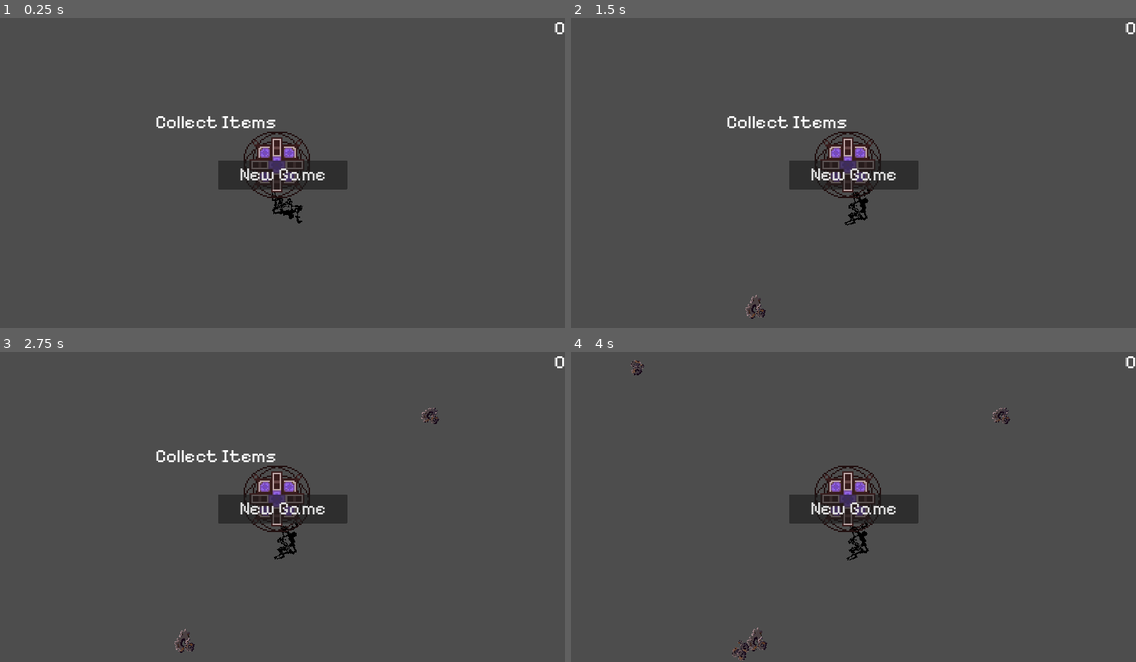
Above: before the commit, frames 1-4 (two rows, left to right).
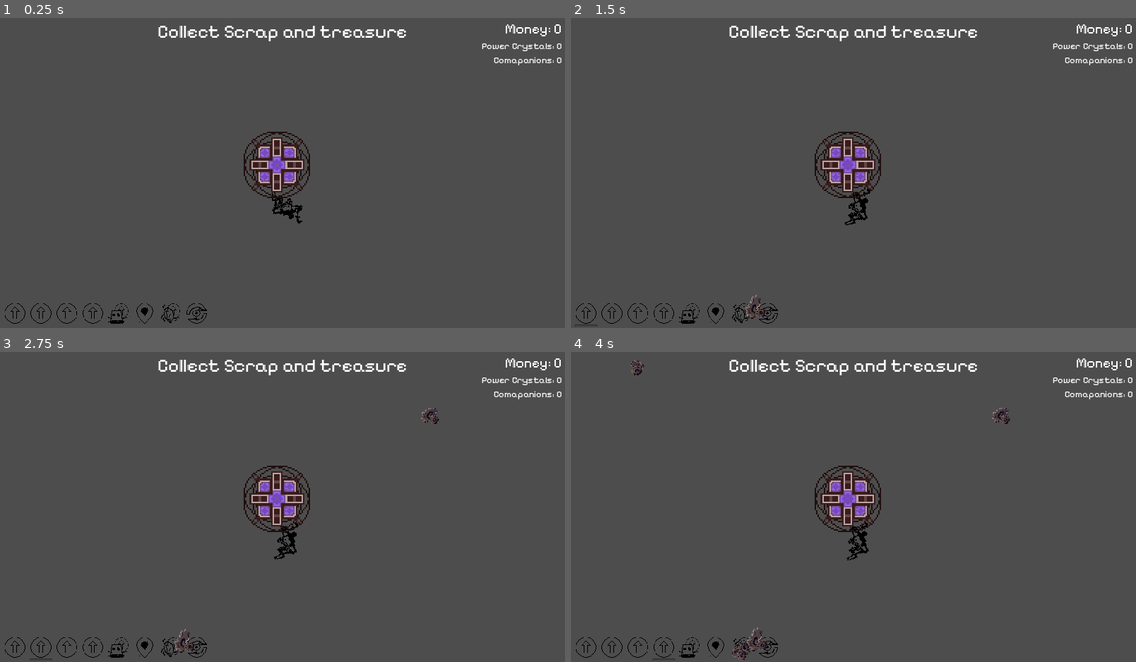
Above: after the commit, the same moments.

Repository: NathanHeaton/Robo-revolution
Game: Godot game, scene res://main.tscn
The game is run twice, just before and just after one commit, with the same random seed, the same clock (stepped at 60 frames per second) and the same inputs.
Inputs (mouse positions are in pixels of both pictures, inside the frame that each line leads up to):
- Up to frame 1 (0.25 s): no input
- Up to frame 2 (1.5 s): click (576, 33) at 0.52 s; click (587, 312) at 1.27 s
- Up to frame 3 (2.75 s): click (39, 646) at 2.02 s
- Up to frame 4 (4 s): click (638, 646) at 2.77 s; click (661, 646) at 3.52 s

The runs differ from the first frame. In frame 1, 3.5% of the frame differs, in the area x 0-100%, y 1-99%; in frame 2, 3.5%; in frame 3, 3.5%; in frame 4, 3.1%.

Commit message:
added bottom menu and reworked hud system

Diff:
--- a/robo-revolution/hud.gd
+++ b/robo-revolution/hud.gd
@@ -1,28 +1,25 @@
-extends CanvasLayer
+extends Control
 
 signal start_game
 
 # Called when the node enters the scene tree for the first time.
 func _ready() -> void:
-	pass # Replace with function body.
-
+	pass
 
 # Called every frame. 'delta' is the elapsed time since the previous frame.
 func _process(delta: float) -> void:
 	pass
 
 func show_message(text):
-	$Message.text = text
-	$Message.show()
-	$Message_Timer.start()
+	pass
+	#$Message.text = text
+	#$Message.show()
+	#$Message_Timer.start()
+
 
 func update_money(money):
-	$Money_Label.text = str(money)
-
-
-func _on_start_button_pressed():
-	$Start_Button.hide()
-	start_game.emit()
+	pass
+	#$Money_Label.text = str(money)
 
 
 
--- a/robo-revolution/hud.tscn
+++ b/robo-revolution/hud.tscn
@@ -1,50 +1,177 @@
-[gd_scene load_steps=3 format=3 uid="uid://3pke8c3v8xbd"]
+[gd_scene load_steps=9 format=3 uid="uid://3pke8c3v8xbd"]
 
 [ext_resource type="Script" path="res://hud.gd" id="1_qb4pq"]
 [ext_resource type="FontFile" uid="uid://battadr66q4dj" path="res://assets/Fonts/PixelifySans-VariableFont_wght.ttf" id="2_31lgq"]
+[ext_resource type="Texture2D" uid="uid://c7neiybn4mmfe" path="res://assets/upgrade_icons.png" id="3_80ti6"]
 
-[node name="HUD" type="CanvasLayer"]
+[sub_resource type="AtlasTexture" id="AtlasTexture_6tmh5"]
+atlas = ExtResource("3_80ti6")
+region = Rect2(0, 0, 32, 32)
+
+[sub_resource type="AtlasTexture" id="AtlasTexture_c56t4"]
+atlas = ExtResource("3_80ti6")
+region = Rect2(0, 32, 32, 32)
+
+[sub_resource type="AtlasTexture" id="AtlasTexture_nljm0"]
+atlas = ExtResource("3_80ti6")
+region = Rect2(32, 32, 32, 32)
+
+[sub_resource type="AtlasTexture" id="AtlasTexture_dnwrj"]
+atlas = ExtResource("3_80ti6")
+region = Rect2(64, 32, 32, 32)
+
+[sub_resource type="AtlasTexture" id="AtlasTexture_yegfb"]
+atlas = ExtResource("3_80ti6")
+region = Rect2(96, 32, 32, 32)
+
+[node name="HUD" type="Control"]
+layout_mode = 3
+anchors_preset = 15
+anchor_right = 1.0
+anchor_bottom = 1.0
+grow_horizontal = 2
+grow_vertical = 2
 script = ExtResource("1_qb4pq")
 
-[node name="Money_Label" type="Label" parent="."]
-anchors_preset = 1
-anchor_left = 1.0
+[node name="Message_Timer" type="Timer" parent="."]
+wait_time = 3.0
+
+[node name="MarginContainer" type="MarginContainer" parent="."]
+layout_mode = 1
+anchors_preset = 15
 anchor_right = 1.0
-offset_left = -101.0
-offset_bottom = 77.0
-grow_horizontal = 0
-theme_override_fonts/font = ExtResource("2_31lgq")
-theme_override_font_sizes/font_size = 64
-text = "0"
-horizontal_alignment = 2
+anchor_bottom = 1.0
+grow_horizontal = 2
+grow_vertical = 2
+theme_override_constants/margin_left = 12
+theme_override_constants/margin_top = 12
+theme_override_constants/margin_right = 12
+theme_override_constants/margin_bottom = 12
 
-[node name="Message" type="Label" parent="."]
-offset_left = 538.0
-offset_top = 327.0
-offset_right = 1404.0
-offset_bottom = 404.0
+[node name="top_nav" type="HBoxContainer" parent="MarginContainer"]
+custom_minimum_size = Vector2(400, 80)
+layout_mode = 2
+size_flags_horizontal = 0
+size_flags_vertical = 0
+theme_override_constants/separation = 10
+
+[node name="MenuButton" type="MenuButton" parent="MarginContainer/top_nav"]
+layout_mode = 2
+
+[node name="Message" type="Label" parent="MarginContainer"]
+layout_mode = 2
+size_flags_horizontal = 4
+size_flags_vertical = 0
 theme_override_fonts/font = ExtResource("2_31lgq")
 theme_override_font_sizes/font_size = 64
 text = "Collect Scrap and treasure"
 
-[node name="Start_Button" type="Button" parent="."]
-anchors_preset = 8
-anchor_left = 0.5
-anchor_top = 0.5
-anchor_right = 0.5
-anchor_bottom = 0.5
-offset_left = -224.5
-offset_top = -42.5
-offset_right = 224.5
-offset_bottom = 57.5
-grow_horizontal = 2
-grow_vertical = 2
+[node name="VBoxContainer" type="VBoxContainer" parent="MarginContainer"]
+layout_mode = 2
+size_flags_horizontal = 8
+size_flags_vertical = 0
+theme_override_constants/separation = 8
+alignment = 2
+
+[node name="Money_Label" type="Label" parent="MarginContainer/VBoxContainer"]
+layout_mode = 2
+size_flags_vertical = 8
 theme_override_fonts/font = ExtResource("2_31lgq")
-theme_override_font_sizes/font_size = 64
-text = "New Game"
+theme_override_font_sizes/font_size = 48
+text = "Money: 0"
+horizontal_alignment = 2
 
-[node name="Message_Timer" type="Timer" parent="."]
-wait_time = 3.0
+[node name="Power_Crystals_Label" type="Label" parent="MarginContainer/VBoxContainer"]
+layout_mode = 2
+size_flags_horizontal = 8
+theme_override_fonts/font = ExtResource("2_31lgq")
+theme_override_font_sizes/font_size = 32
+text = "Power Crystals: 0"
 
-[connection signal="pressed" from="Start_Button" to="." method="_on_start_button_pressed"]
+[node name="Companions_Label" type="Label" parent="MarginContainer/VBoxContainer"]
+layout_mode = 2
+size_flags_horizontal = 8
+theme_override_fonts/font = ExtResource("2_31lgq")
+theme_override_font_sizes/font_size = 32
+text = "Comapanions: 0"
+
+[node name="HBoxContainer" type="HBoxContainer" parent="MarginContainer"]
+custom_minimum_size = Vector2(400, 80)
+layout_mode = 2
+size_flags_horizontal = 0
+size_flags_vertical = 8
+theme_override_constants/separation = 10
+
+[node name="Location_Button" type="MenuButton" parent="MarginContainer/HBoxContainer"]
+custom_minimum_size = Vector2(80, 80)
+layout_mode = 2
+size_flags_horizontal = 0
+size_flags_vertical = 8
+icon = SubResource("AtlasTexture_6tmh5")
+icon_alignment = 1
+expand_icon = true
+
+[node name="Location_Button2" type="MenuButton" parent="MarginContainer/HBoxContainer"]
+custom_minimum_size = Vector2(80, 80)
+layout_mode = 2
+size_flags_horizontal = 0
+size_flags_vertical = 8
+icon = SubResource("AtlasTexture_6tmh5")
+icon_alignment = 1
+expand_icon = true
+
+[node name="Location_Button3" type="MenuButton" parent="MarginContainer/HBoxContainer"]
+custom_minimum_size = Vector2(80, 80)
+layout_mode = 2
+size_flags_horizontal = 0
+size_flags_vertical = 8
+icon = SubResource("AtlasTexture_6tmh5")
+icon_alignment = 1
+expand_icon = true
+
+[node name="Location_Button4" type="MenuButton" parent="MarginContainer/HBoxContainer"]
+custom_minimum_size = Vector2(80, 80)
+layout_mode = 2
+size_flags_horizontal = 0
+size_flags_vertical = 8
+icon = SubResource("AtlasTexture_6tmh5")
+icon_alignment = 1
+expand_icon = true
+
+[node name="Location_Button5" type="MenuButton" parent="MarginContainer/HBoxContainer"]
+custom_minimum_size = Vector2(80, 80)
+layout_mode = 2
+size_flags_horizontal = 0
+size_flags_vertical = 8
+icon = SubResource("AtlasTexture_c56t4")
+icon_alignment = 1
+expand_icon = true
+
+[node name="Location_Button6" type="MenuButton" parent="MarginContainer/HBoxContainer"]
+custom_minimum_size = Vector2(80, 80)
+layout_mode = 2
+size_flags_horizontal = 0
+size_flags_vertical = 8
+icon = SubResource("AtlasTexture_nljm0")
+icon_alignment = 1
+expand_icon = true
+
+[node name="Location_Button7" type="MenuButton" parent="MarginContainer/HBoxContainer"]
+custom_minimum_size = Vector2(80, 80)
+layout_mode = 2
+size_flags_horizontal = 0
+size_flags_vertical = 8
+icon = SubResource("AtlasTexture_dnwrj")
+icon_alignment = 1
+expand_icon = true
+
+[node name="Location_Button8" type="MenuButton" parent="MarginContainer/HBoxContainer"]
+custom_minimum_size = Vector2(80, 80)
+layout_mode = 2
+size_flags_horizontal = 0
+size_flags_vertical = 8
+icon = SubResource("AtlasTexture_yegfb")
+icon_alignment = 1
+expand_icon = true
+
 [connection signal="timeout" from="Message_Timer" to="." method="_on_message_timer_timeout"]
--- a/robo-revolution/item_collector.tscn
+++ b/robo-revolution/item_collector.tscn
@@ -4,7 +4,7 @@
 [ext_resource type="Texture2D" uid="uid://bc88own3hjhol" path="res://assets/collection_point.png" id="2_ayeuq"]
 
 [sub_resource type="CircleShape2D" id="CircleShape2D_mgpwt"]
-radius = 136.0
+radius = 138.101
 
 [sub_resource type="AtlasTexture" id="AtlasTexture_kifpb"]
 atlas = ExtResource("2_ayeuq")
--- a/robo-revolution/main.gd
+++ b/robo-revolution/main.gd
@@ -28,7 +28,7 @@
 
 func newGame():
 	money = 0
-	$HUD.show_message("Collect Items")
+	$HUD.show_message("Collect Scrap and treasure")
 	$HUD.update_money(money)
 	#$Player.position($Start_Position.position)
 
--- a/robo-revolution/scrap_treasure.gd
+++ b/robo-revolution/scrap_treasure.gd
@@ -45,6 +45,7 @@
 
 
 func collect():
+	$fade_out_player.stop()
 	$CollisionShape2D.disabled = true
 	$collect.play("collect")
 
--- a/robo-revolution/scrap_treasure.tscn
+++ b/robo-revolution/scrap_treasure.tscn
@@ -561,6 +561,45 @@
 "fade_out": SubResource("Animation_w6c0p")
 }
 
+[sub_resource type="Animation" id="Animation_nq8ck"]
+length = 0.001
+tracks/0/type = "value"
+tracks/0/imported = false
+tracks/0/enabled = true
+tracks/0/path = NodePath("AnimatedSprite2D:scale")
+tracks/0/interp = 1
+tracks/0/loop_wrap = true
+tracks/0/keys = {
+"times": PackedFloat32Array(0),
+"transitions": PackedFloat32Array(1),
+"update": 0,
+"values": [Vector2(3, 3)]
+}
+tracks/1/type = "value"
+tracks/1/imported = false
+tracks/1/enabled = true
+tracks/1/path = NodePath("AnimatedSprite2D:modulate")
+tracks/1/interp = 1
+tracks/1/loop_wrap = true
+tracks/1/keys = {
+"times": PackedFloat32Array(0),
+"transitions": PackedFloat32Array(1),
+"update": 0,
+"values": [Color(1, 1, 1, 1)]
+}
+tracks/2/type = "value"
+tracks/2/imported = false
+tracks/2/enabled = true
+tracks/2/path = NodePath("AnimatedSprite2D:rotation")
+tracks/2/interp = 1
+tracks/2/loop_wrap = true
+tracks/2/keys = {
+"times": PackedFloat32Array(0),
+"transitions": PackedFloat32Array(1),
+"update": 0,
+"values": [0.0]
+}
+
 [sub_resource type="Animation" id="Animation_plx2k"]
 resource_name = "collect"
 tracks/0/type = "value"
@@ -600,45 +639,6 @@
 "values": [0.0, 2.56563]
 }
 
-[sub_resource type="Animation" id="Animation_nq8ck"]
-length = 0.001
-tracks/0/type = "value"
-tracks/0/imported = false
-tracks/0/enabled = true
-tracks/0/path = NodePath("AnimatedSprite2D:scale")
-tracks/0/interp = 1
-tracks/0/loop_wrap = true
-tracks/0/keys = {
-"times": PackedFloat32Array(0),
-"transitions": PackedFloat32Array(1),
-"update": 0,
-"values": [Vector2(3, 3)]
-}
-tracks/1/type = "value"
-tracks/1/imported = false
-tracks/1/enabled = true
-tracks/1/path = NodePath("AnimatedSprite2D:modulate")
-tracks/1/interp = 1
-tracks/1/loop_wrap = true
-tracks/1/keys = {
-"times": PackedFloat32Array(0),
-"transitions": PackedFloat32Array(1),
-"update": 0,
-"values": [Color(1, 1, 1, 1)]
-}
-tracks/2/type = "value"
-tracks/2/imported = false
-tracks/2/enabled = true
-tracks/2/path = NodePath("AnimatedSprite2D:rotation")
-tracks/2/interp = 1
-tracks/2/loop_wrap = true
-tracks/2/keys = {
-"times": PackedFloat32Array(0),
-"transitions": PackedFloat32Array(1),
-"update": 0,
-"values": [0.0]
-}
-
 [sub_resource type="AnimationLibrary" id="AnimationLibrary_y0b8i"]
 _data = {
 "RESET": SubResource("Animation_nq8ck"),
Binary file added: robo-revolution/assets/upgrade_icons.png
Not shown, added: robo-revolution/assets/upgrade_icons.png.import
